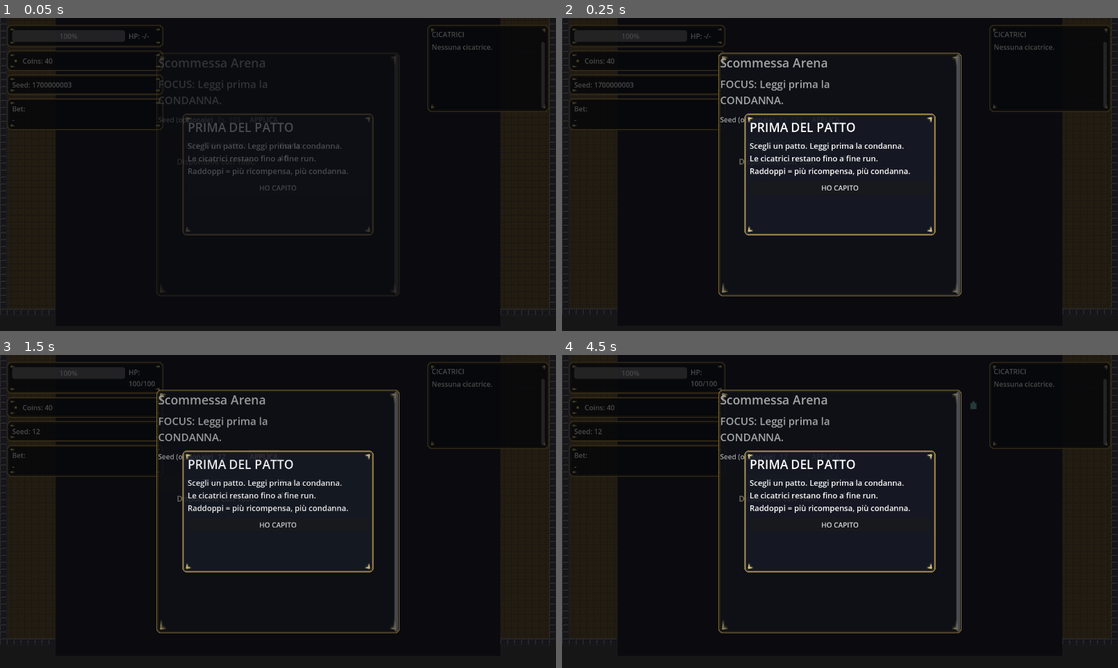
Above: before the commit, frames 1-4 (two rows, left to right).
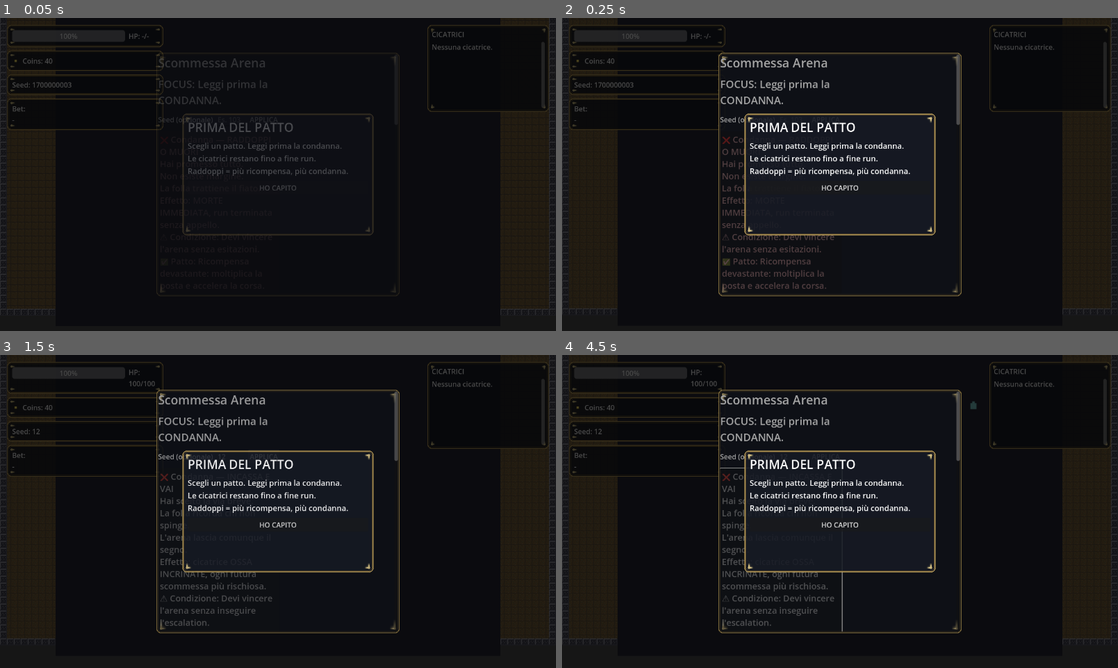
Above: after the commit, the same moments.

Repository: Faratas410/Gallicus-2.0
Game: Godot game, scene res://scenes/Main.tscn
Same seed, same stepped clock (60 frames per second), same inputs: the game is played once before the commit and once after it.
Inputs (mouse positions are in pixels of both pictures, inside the frame that each line leads up to):
- Up to frame 1 (0.05 s): no input
- Up to frame 2 (0.25 s): no input
- Up to frame 3 (1.5 s): click (233, 455) at 0.52 s; type "12" at 0.6 s; click "APPLICA" at 1.25 s
- Up to frame 4 (4.5 s): tap Enter at 2, 3.5 s; move the mouse to (962, 495) at 2.02 s; hold D (move_right) 2.03-2.78 s; tap K (attack_heavy) at 2.1 s; click (962, 495) at 2.17 s; tap Space (dodge) at 2.75, 4.35 s; move the mouse to (728, 527) at 2.77 s; hold S (move_down) 2.78-3.53 s; tap J (attack_light) at 2.85 s; move the mouse to (895, 442) at 3.52 s; hold D (move_right) 3.53-4.28 s; hold L (block) 3.53-4.28 s; move the mouse to (812, 574) at 4.27 s; hold W (move_up) from 4.28 s (still down); click (812, 574) at 4.42 s

The runs differ from the first frame. In frame 1, less than 0.1% of the frame differs, in the area x 32-55%, y 39-47%; in frame 2, 1.4%, in the area x 28-72%, y 34-89%; in frame 3, 1.3%; in frame 4, 1.3%.
Error before the commit: Invalid assignment of property or key 'text_alignment' with value of type 'int' on a base object of type 'Button'. (res://scripts/ui/ui_root.gd:1346)

Commit message:
Fix button alignment property

Diff:
--- a/scripts/ui/ui_root.gd
+++ b/scripts/ui/ui_root.gd
@@ -1343,7 +1343,7 @@
 	button.autowrap_mode = TextServer.AUTOWRAP_WORD_SMART
 	button.add_theme_font_size_override("font_size", 20)
 	button.text = _format_bet_button_text(bet_id, bet)
-	button.text_alignment = HorizontalAlignment.HORIZONTAL_ALIGNMENT_LEFT
+	button.alignment = HorizontalAlignment.HORIZONTAL_ALIGNMENT_LEFT
 	button.disabled = false
 	button.mouse_filter = Control.MOUSE_FILTER_STOP
 	var pressed_callable: Callable = Callable(self, "_on_bet_choice_pressed").bind(bet_id)
